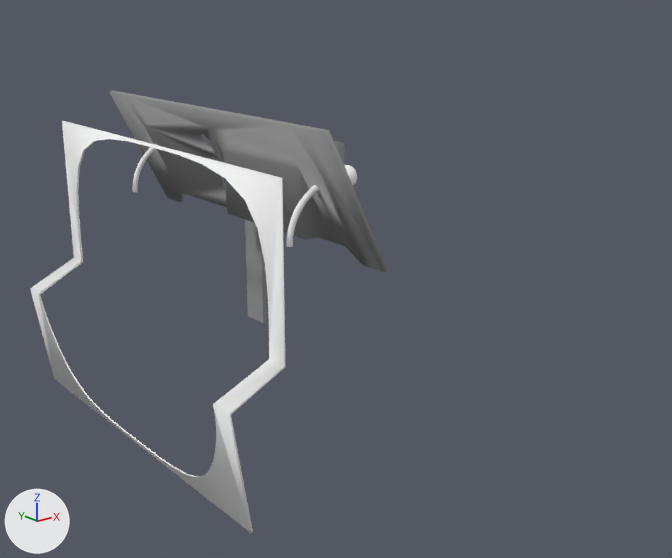
The Blender file dev/3d/MFI-9B.blend, before and after one commit.
Camera for both pictures: a camera (50 mm lens) standing at (0.011, -1.892, 0.655) and looking at (1.481, -0.056, -0.08). Arrows for +X, +Y and +Z are at lower left; the lights stay in place. The same objects are shown in both versions, whatever each file hides.

The first picture shows 'firewall', 'main_panel', 'switch_panel'.
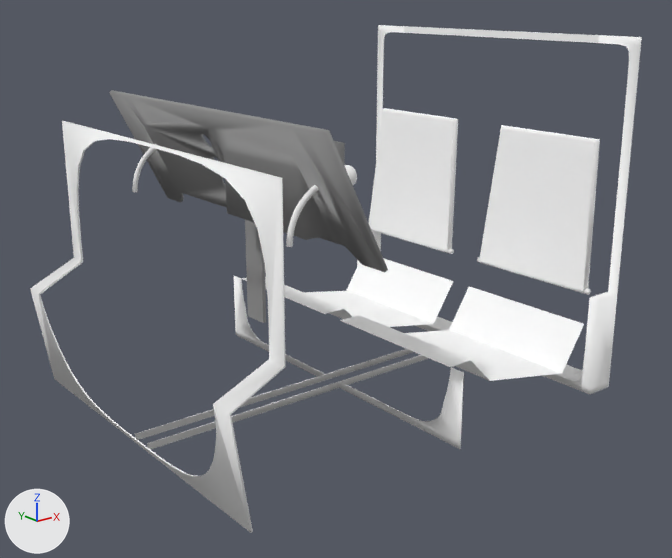
ob_fuselage_inside is not drawn itself; it is used by a modifier of ob_spar_frame, ob_firewall.

Pixel boxes (x1, y1, x2, y2) of what changed, in the pictures (672 x 558 px; the box of a moved part takes in the faces that stretch with it):
'seat_backs', added: after (369, 108, 600, 295)
'seat_pans', added: after (242, 258, 584, 381)
'main_bulkhead', added: after (135, 25, 642, 450)
'firewall', moved: (30, 121, 286, 533) in both
part 1 of me_fuselage_inside, moved or reshaped: before (39, 141, 200, 477); after (39, 32, 582, 476)

The change, as a diff of the scene's bpy script:
```diff
--- a/dev/3d/MFI-9B.blend.py
+++ b/dev/3d/MFI-9B.blend.py
@@ me_fuselage_inside @@
 me_fuselage_inside.from_pydata(...)  # 115 vertices, 100 faces; spans x 0.86..5.69, y 0.0..0.47, z -0.39..0.52
 # used by ob_fuselage_inside; location = (0.0, 0.0, 0.0)
+# me_fuselage_inside part 1: the whole mesh is moved by (-2.1, 0.0, -0.06)
 me_fuselage_inside.materials.append(mat_textured_metal)
@@ me_main_bulkhead_002 @@
+me_main_bulkhead_002.from_pydata([(-0.509, 0.456, -0.21), (-0.439, 0.456, -0.21), (-0.359, 0.451, -0.288), (-0.083, 0.462, -0.338), (-0.003, 0.462, -0.214), (-0.509, 0.033, -0.21), (-0.439, 0.033, -0.21), (-0.359, 0.033, -0.288), (-0.083, 0.033, -0.338), (-0.003, 0.033, -0.214)], [], [(0, 5, 6, 1), (7, 2, 1, 6), (8, 3, 2, 7), (3, 8, 9, 4)])
+me_main_bulkhead_002.polygons.foreach_set('use_smooth', [True] * 4)
+me_main_bulkhead_002.materials.append(mat_textured_metal)  # white #ffffff
@@ me_main_bulkhead @@
+me_main_bulkhead.from_pydata(...)  # 71 vertices, 68 faces, 1 loose edge; spans x -1.1..0.081, y 0.0..0.5, z -0.41..0.54
+me_main_bulkhead.materials.append(mat_textured_metal)  # white #ffffff
@@ me_seat_backs @@
+me_seat_backs.from_pydata(...)  # 292 vertices, 326 faces; spans x -0.01..0.008, y 0.056..0.456, z -0.008..0.404
+me_seat_backs.materials.append(mat_textured_metal)  # white #ffffff
@@ ob_fuselage_inside @@
 ob_fuselage_inside = bpy.data.objects.new('fuselage.inside', me_fuselage_inside)
-ob_fuselage_inside.location = (0.0, 0.0, 0.0)
+ob_fuselage_inside.location = (2.1, 0.0, 0.065)
 _m = ob_fuselage_inside.modifiers.new('Mirror', 'MIRROR')
@@ ob_seat_pans @@
+ob_seat_pans = bpy.data.objects.new('seat_pans', me_main_bulkhead_002)
+ob_seat_pans.location = (2.02, 0.0, 0.0)
+ob_seat_pans.scale = (1.0, 0.995, 0.995)
+_m = ob_seat_pans.modifiers.new('Mirror', 'MIRROR')
+_m.use_axis = (False, True, False)
@@ ob_main_bulkhead @@
+ob_main_bulkhead = bpy.data.objects.new('main_bulkhead', me_main_bulkhead)
+ob_main_bulkhead.location = (2.02, 0.0, 0.0)
+ob_main_bulkhead.scale = (1.0, 0.995, 0.995)
+_m = ob_main_bulkhead.modifiers.new('Mirror', 'MIRROR')
+_m.use_axis = (False, True, False)
+_m = ob_main_bulkhead.modifiers.new('Boolean', 'BOOLEAN')
+_m.object = ob_fuselage_inside
+_m.solver = 'FLOAT'
@@ ob_seat_backs @@
+ob_seat_backs = bpy.data.objects.new('seat_backs', me_seat_backs)
+ob_seat_backs.location = (2.03, 0.0, -0.125)
+ob_seat_backs.rotation_euler = (0.0, 0.0873, 0.0)  # degrees (0, 5, 0)
+_m = ob_seat_backs.modifiers.new('Mirror', 'MIRROR')
+_m.use_axis = (False, True, False)
+_m.merge_threshold = 0.0
```
